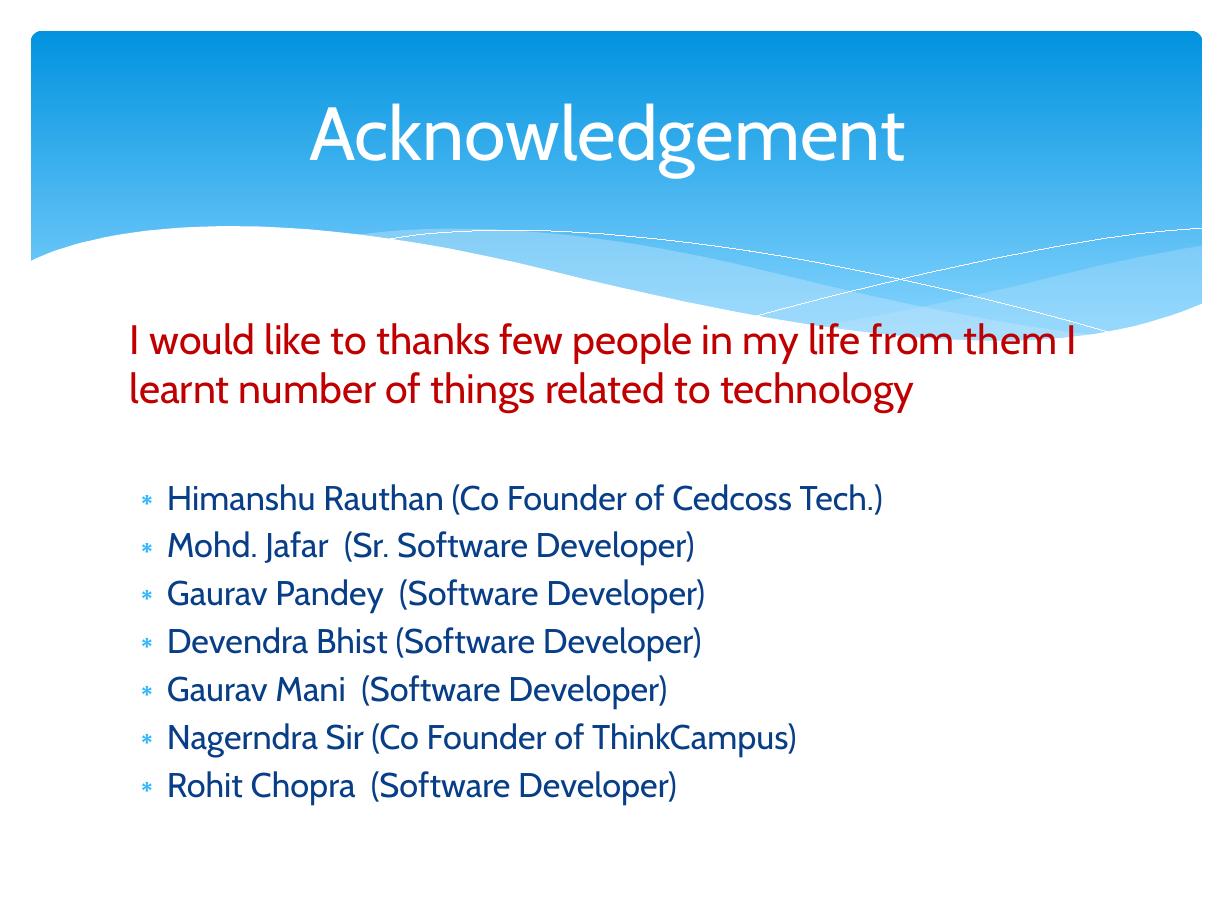
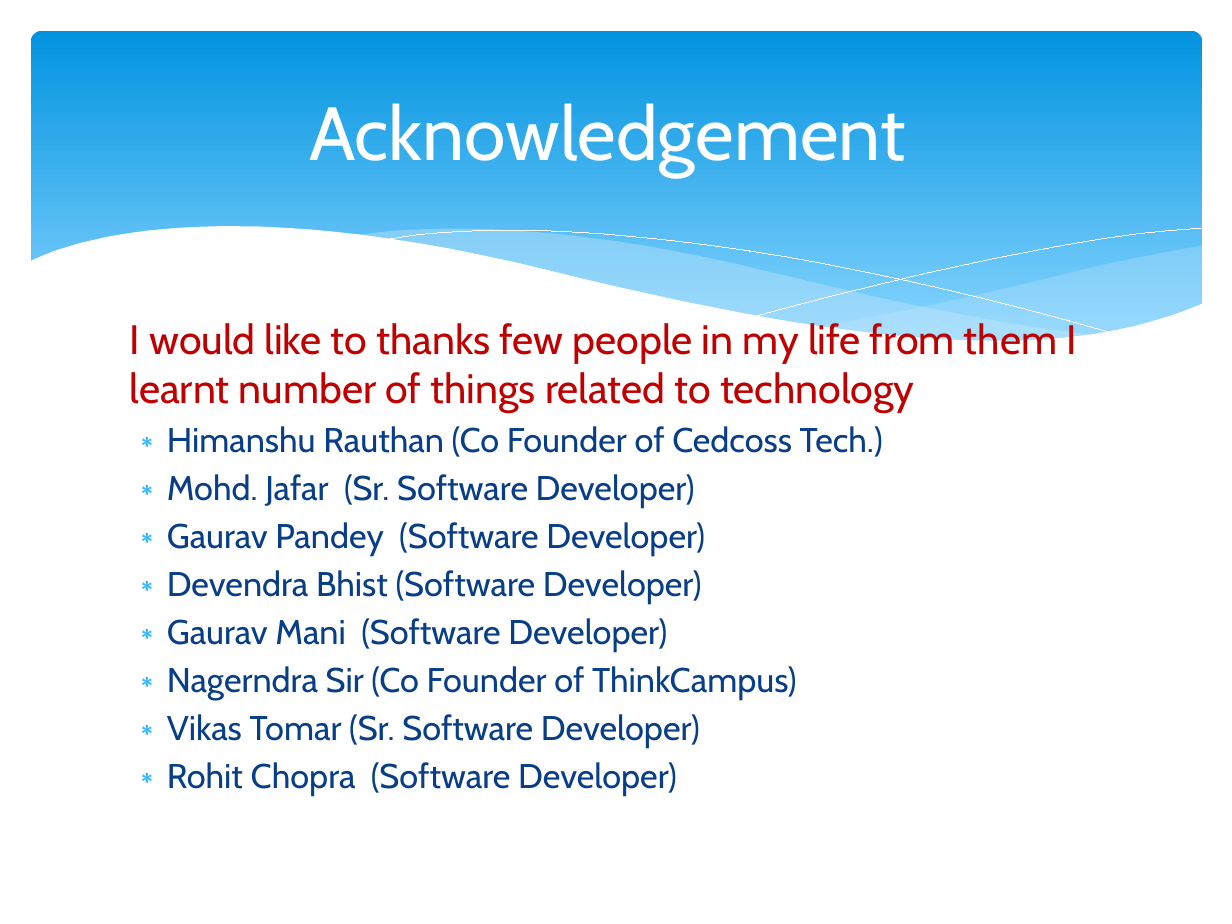
Before and after one commit to abhijeetmshr/AnyOneCanCode, a slide deck: slide 2 of AnyOneCanCode.pptx. Drawn at 1232x924 pixels with LibreOffice and Linux fonts; fonts in the diff are those of the drawing. Boxes give left, top, right and bottom in pixels: in the first picture for what was removed or moved away, otherwise in the second. Text is boxed around its words. In the diff, an @@ line names an element or a change of style, - is before the commit and + after.

```diff
--- a/AnyOneCanCode.pptx
+++ b/AnyOneCanCode.pptx
@@ text at box(167, 714, 700, 748): paragraph added @@
+∗ Vikas Tomar (Sr. Software Developer)
```
Also in this commit, not shown: 1 other slide changed.
